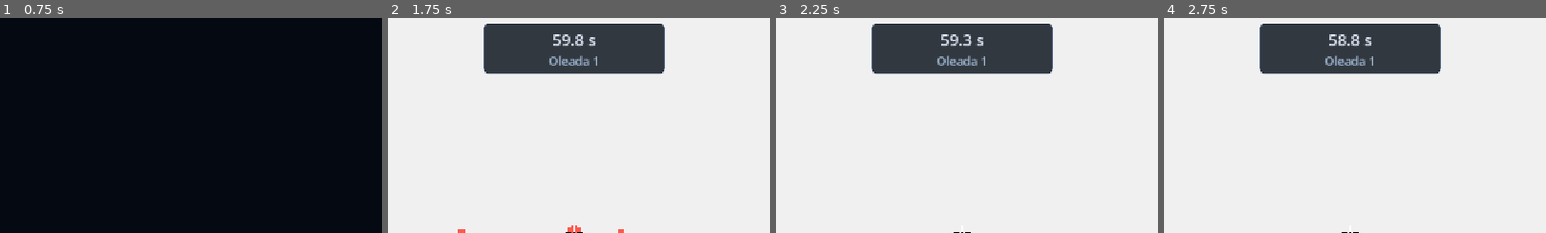
Above: before the commit, frames 1-4 (left to right).
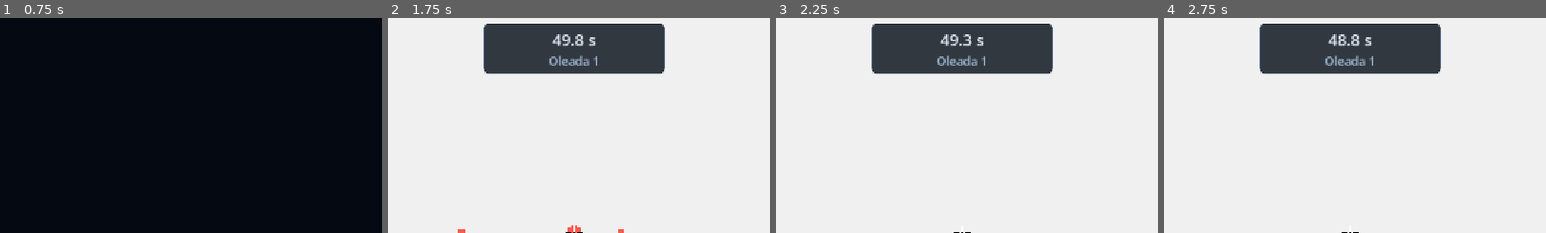
Above: after the commit, the same moments.

Repository: Veilen1/Deadline
Game: Godot game, scene res://scenes/ui/main_menu.tscn
Same seed, same stepped clock (60 frames per second), same inputs: the game is played once before the commit and once after it.
Inputs (mouse positions are % of the whole screen's width and height, from its top left):
- Up to frame 1 (0.75 s): click "Jugar" at 0.5 s
- Up to frame 2 (1.75 s): click "Jugar" at 1.25 s
- Up to frame 3 (2.25 s): tap Enter at 2 s; move the mouse to (55, 50) at 2.02 s; press the mouse at (55, 50) at 2.03 s; hold W (move_forward) from 2.03 s (still down)
- Up to frame 4 (2.75 s): keep holding W (move_forward); tap Space (jump) at 2.27 s
The pictures show only the part of the screen within x 26-76%, y 0-50%; the shares and areas given below are measured in that part.

Frame 1 is identical in both runs. In frame 2, 0.1% of the frame differs, in the area x 43-46%, y 7-14%; in frame 3, 0.1%; in frame 4, 0.1%.

Commit message:
balance(economy): bajar timer base y plata por impacto

Diff:
--- a/resources/weapons/basic_rifle.tres
+++ b/resources/weapons/basic_rifle.tres
@@ -8,7 +8,7 @@
 description = "Equilibrado, preciso y confiable."
 price = 0
 damage = 20.0
-money_per_hit = 10
+money_per_hit = 5
 range = 100.0
 shots_per_second = 4.0
 magazine_size = 12
--- a/resources/weapons/shotgun.tres
+++ b/resources/weapons/shotgun.tres
@@ -8,7 +8,7 @@
 description = "Escopeta de slug: lenta, corta y brutal. Un headshot castiga."
 price = 420
 damage = 55.0
-money_per_hit = 25
+money_per_hit = 12
 range = 40.0
 shots_per_second = 1.1
 magazine_size = 6
--- a/resources/weapons/smg.tres
+++ b/resources/weapons/smg.tres
@@ -8,7 +8,7 @@
 description = "Subfusil hiperactivo: mucha cadencia y cargador grande, poco daño por bala."
 price = 260
 damage = 12.0
-money_per_hit = 6
+money_per_hit = 2
 range = 80.0
 shots_per_second = 8.0
 magazine_size = 24
--- a/scenes/main.gd
+++ b/scenes/main.gd
@@ -9,7 +9,7 @@
 ]
 
 @export var zone_banner_hold: float = 1.2
-@export var zone_time_bonus: float = 10.0
+@export var zone_time_bonus: float = 5.0
 
 @onready var player: Node = $Player
 @onready var zones_root: Node3D = $Zones
--- a/scripts/autoloads/game_state.gd
+++ b/scripts/autoloads/game_state.gd
@@ -10,11 +10,11 @@
 
 const VALID_END_REASONS: PackedStringArray = ["timer", "death", "completed"]
 const DEFAULT_SAVE_PATH: String = "user://deadline_progress.cfg"
-const SAVE_VERSION: int = 1
+const SAVE_VERSION: int = 2
 const SAVE_DEBOUNCE: float = 0.5
 
 # Tiempo base por defecto, antes de mejoras.
-@export var default_run_time: float = 60.0
+@export var default_run_time: float = 50.0
 
 # Fracción de la plata recaudada en la run que se pierde al morir o abandonar.
 @export var death_penalty: float = 0.30
@@ -431,6 +431,11 @@
 	var saved_time: float = float(config.get_value("progress", "base_run_time", default_run_time))
 	base_run_time = saved_time if saved_time > 0.0 else default_run_time
 
+	var saved_version: int = int(config.get_value("progress", "version", 1))
+	if saved_version < 2:
+		# v0.5: el timer base pasa de 60 a 50 s. Se conserva el tiempo comprado.
+		base_run_time = maxf(default_run_time, base_run_time - 10.0)
+
 	var saved_upgrades = config.get_value("progress", "upgrades", {})
 	upgrades = saved_upgrades.duplicate() if saved_upgrades is Dictionary else {}
 
